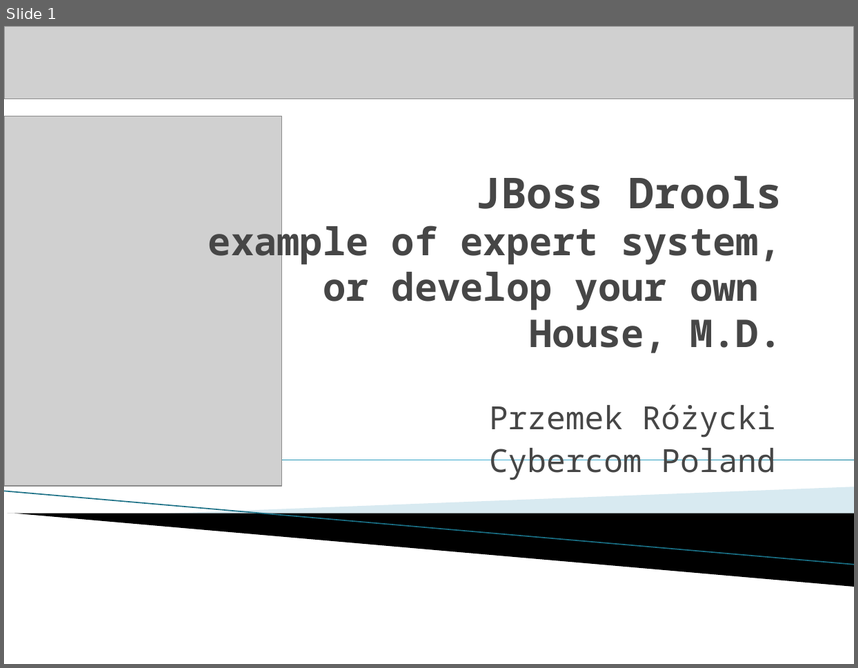
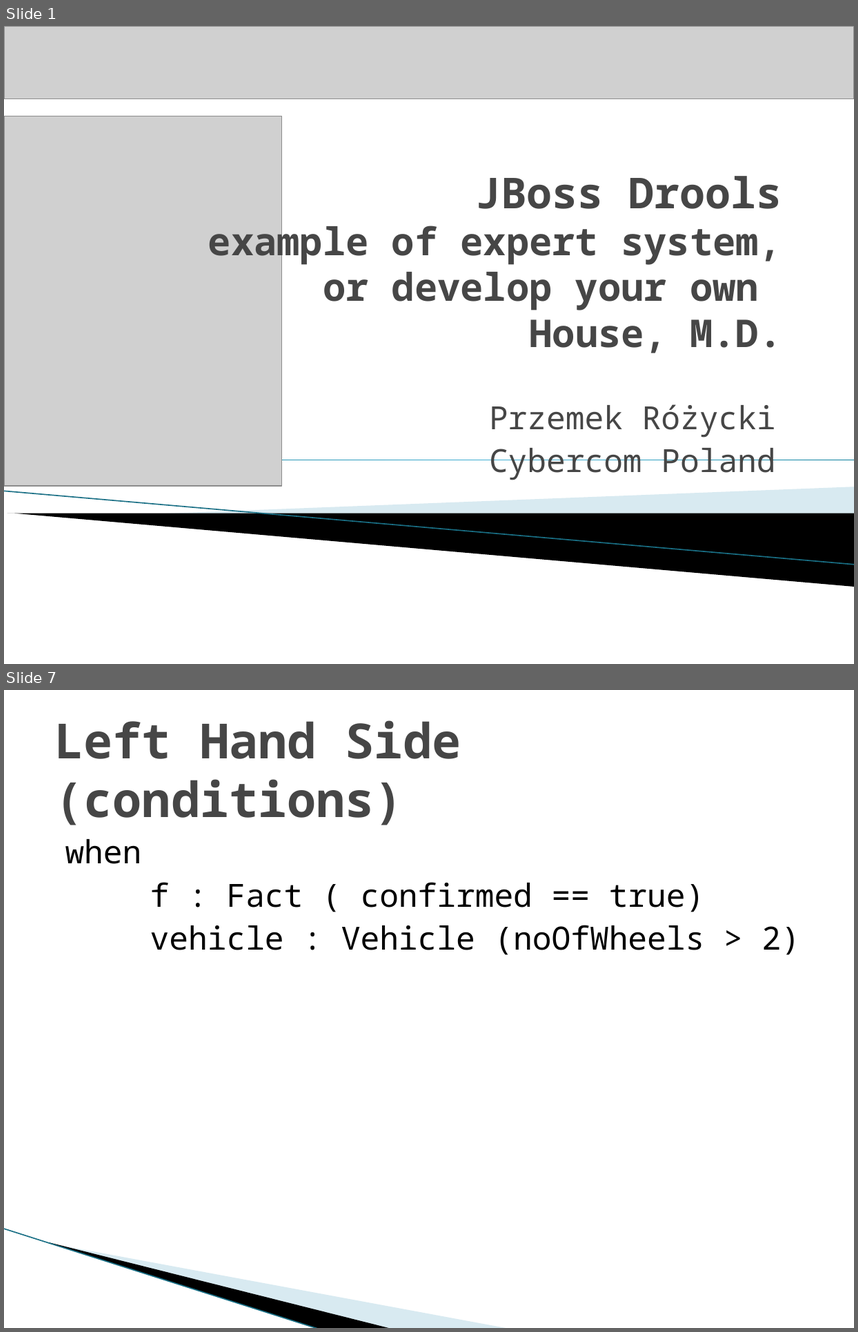
Before and after one commit to gspandy/drools-presentation-and-examples, a slide deck: drools-business-rules-engine.pptx. Shown one above the other, each under a label of ours: slide 1 before the commit, slides 1 and 7 after it; the slides between them are not shown. The pictures are 858x668 and 858x1332 pixels, drawn with LibreOffice and Linux fonts; fonts in the diff are those of the drawing; grey boxes stand for pictures; background and template pictures are left out. Boxes give left, top, right and bottom in pixels: in the first picture for what was removed or moved away, otherwise in the second. Text is boxed around its words. In the diff, an @@ line names an element or a change of style, - is before the commit and + after.

```diff
--- a/drools-business-rules-engine.pptx
+++ b/drools-business-rules-engine.pptx
@@ slide 7 added at (x1=4, y1=690, x2=854, y2=1328), background #FFFFFF @@
@@ title added at (x1=55, y1=720, x2=461, y2=825), 41 pt, text #464646, bold @@
+Left Hand Side (conditions)
@@ text added at (x1=65, y1=839, x2=800, y2=955), 27 pt, text #000000 @@
+when
+f : Fact ( confirmed == true)
+vehicle : Vehicle (noOfWheels > 2)
@@ freeform shape added at (x1=70, y1=1155, x2=424, y2=1290), fill #A0CBDC at 40% opacity @@
@@ freeform shape added at (x1=4, y1=1228, x2=352, y2=1306), fill #000000 @@
@@ line added from (4, 1228) to (319, 1328), #97C5D8 0.95 pt @@
```
Also in this commit, not shown: 1 slide changed, 4 other slides added, 1 slide removed, 16 other files.
